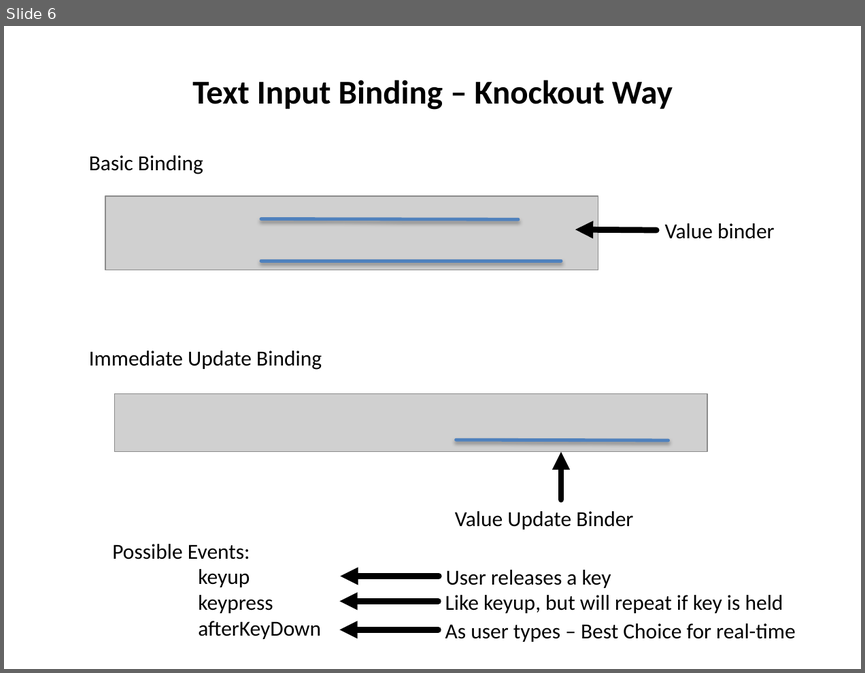
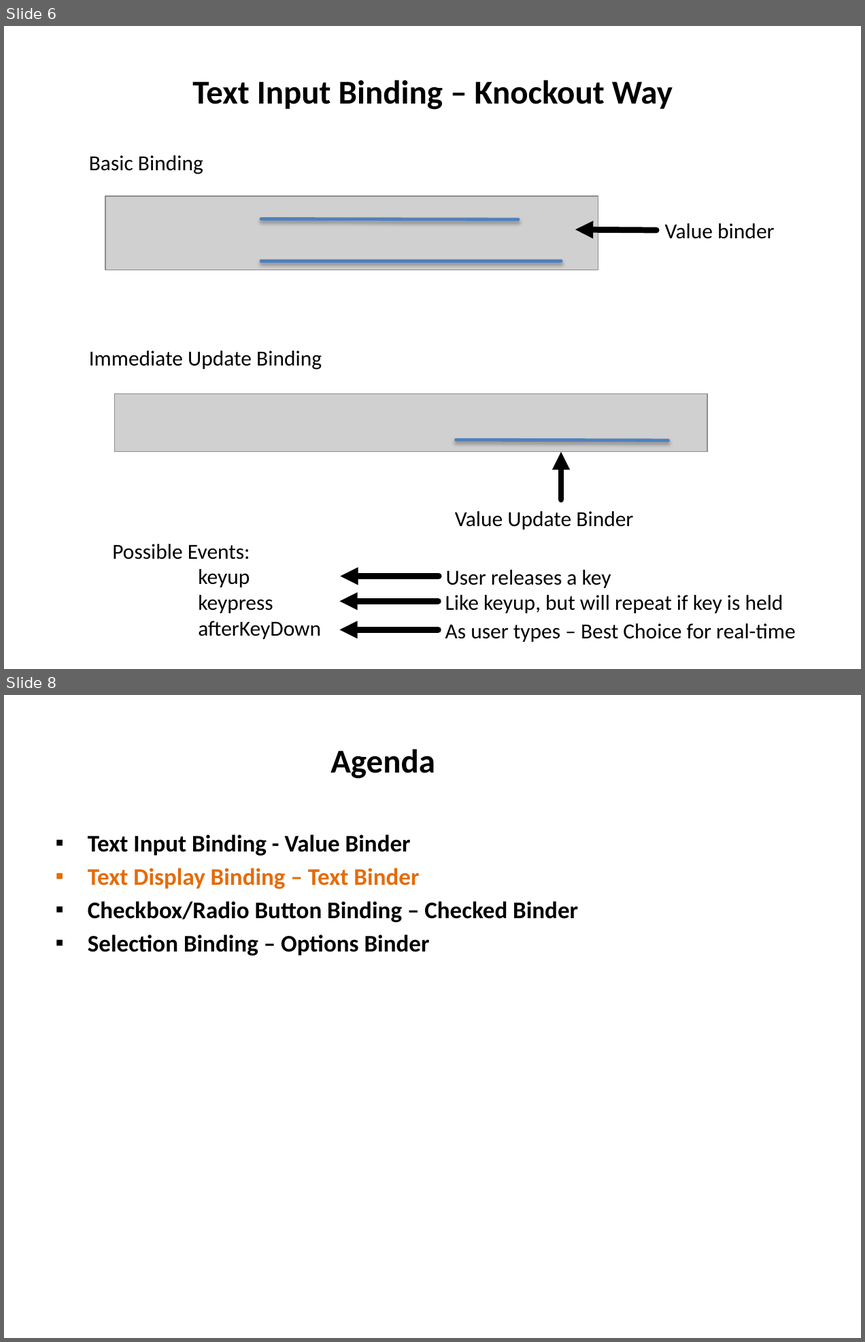
Before and after one commit to derikwhittaker/Pluralsight.KnockoutForXaml, a slide deck: Modules/02.working-with-input-controls/Slides.pptx. Shown one above the other, each under a label of ours: slide 6 before the commit, slides 6 and 8 after it; the slides between them are not shown. The pictures are 865x673 and 865x1342 pixels, drawn with LibreOffice and Linux fonts; fonts in the diff are those of the drawing; grey boxes stand for pictures. Boxes give left, top, right and bottom in pixels: in the first picture for what was removed or moved away, otherwise in the second. Text is boxed around its words. In the diff, an @@ line names an element or a change of style, - is before the commit and + after.

```diff
--- a/Modules/02.working-with-input-controls/Slides.pptx
+++ b/Modules/02.working-with-input-controls/Slides.pptx
@@ slide 8 added at bbox=[4, 695, 861, 1338], background #FFFFFF @@
@@ title added at bbox=[330, 749, 435, 779], 28 pt, text #000000, bold @@
+Agenda
@@ text added at bbox=[88, 834, 578, 955], 20 pt, text #000000, bold @@
+▪ Text Input Binding - Value Binder
+▪ Text Display Binding – Text Binder
+▪ Checkbox/Radio Button Binding – Checked Binder
+▪ Selection Binding – Options Binder
```
Also in this commit, not shown: 1 slide changed, 5 other slides added.
